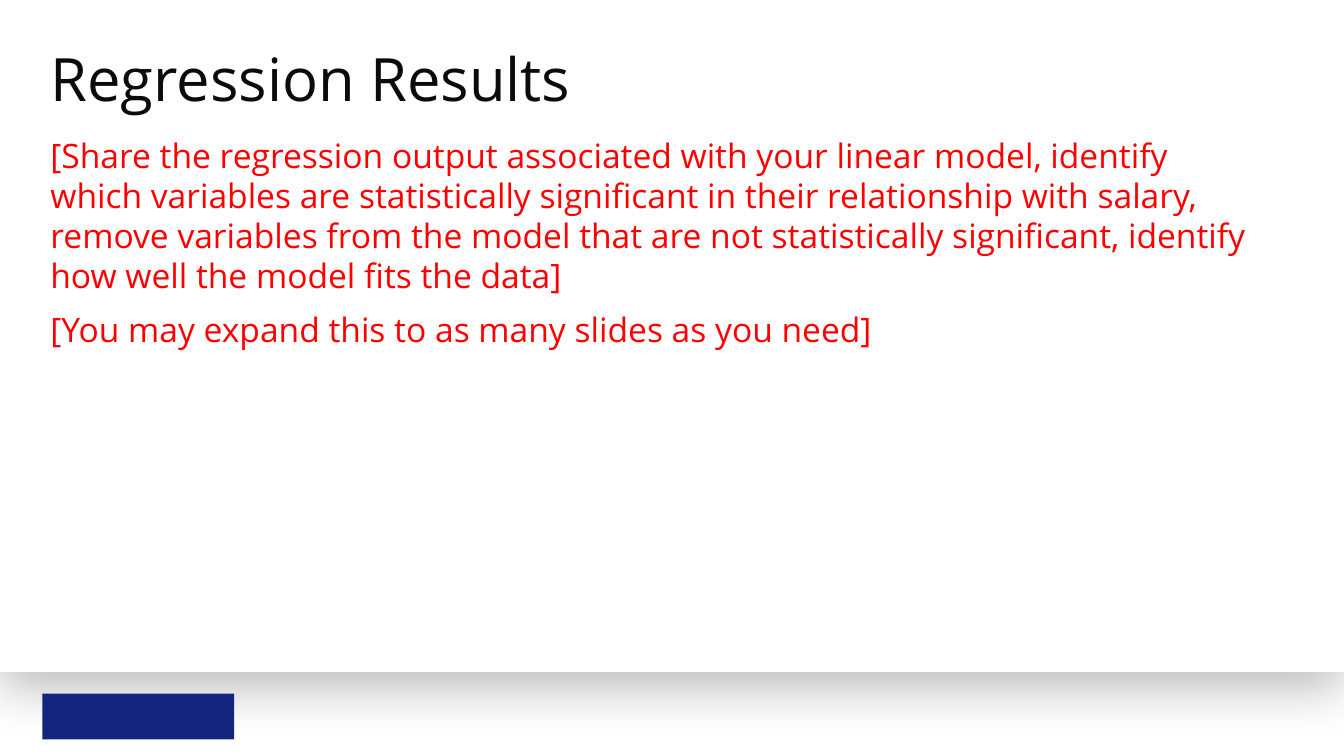
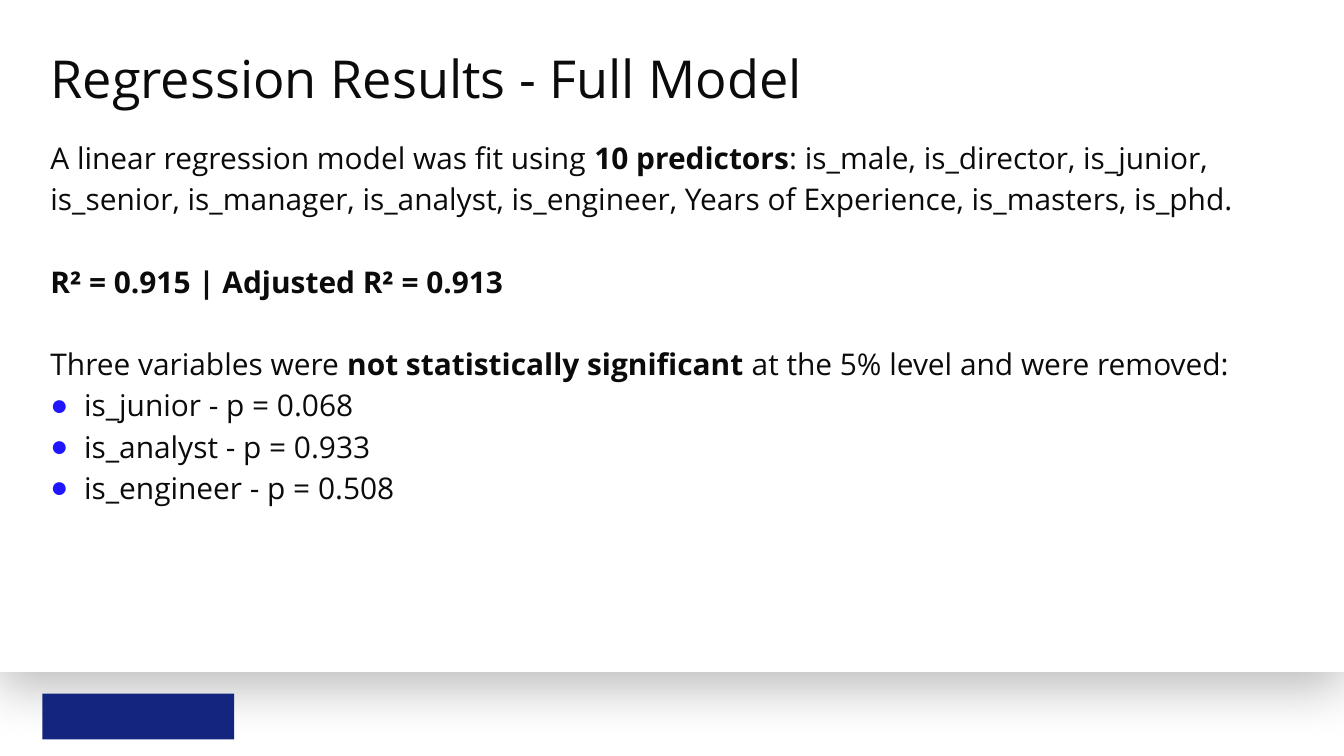
Before and after one commit to EduardoNicacio/Udacity_Statistics-Data-Analysis_P4_Model_Salary_Data_Linear_Regression, a slide deck: slide 6 of model-salary-data-with-linear-regression.pptx (slide 5 before the commit). Drawn at 1344x756 pixels with LibreOffice and Linux fonts; fonts in the diff are those of the drawing; background and template pictures are left out. Boxes give left, top, right and bottom in pixels: in the first picture for what was removed or moved away, otherwise in the second. Text is boxed around its words. In the diff, an @@ line names an element or a change of style, - is before the commit and + after.

```diff
--- a/model-salary-data-with-linear-regression.pptx
+++ b/model-salary-data-with-linear-regression.pptx
@@ title at (x1=50, y1=58, x2=802, y2=111): text changed; size 64 to 56 pt @@
-Regression Results
+Regression Results - Full Model
@@ text at (x1=50, y1=146, x2=1232, y2=507): text changed; size 36 to 32 pt; text colour #FF0000 to #0B0B0B @@
-[Share the regression output associated with your linear model, identify which variables are statistically significant in their relationship with salary, remove variables from the model that are not statistically significant, identify how well the model fits the data]
-[You may expand this to as many slides as you need]
+A linear regression model was fit using 10 predictors: is_male, is_director, is_junior, is_senior, is_manager, is_analyst, is_engineer, Years of Experience, is_masters, is_phd.
+R² = 0.915 | Adjusted R² = 0.913
+Three variables were not statistically significant at the 5% level and were removed:
+● is_junior - p = 0.068
+● is_analyst - p = 0.933
+● is_engineer - p = 0.508
```
Also in this commit, not shown: 4 other slides changed, 4 slides added, 1 slide removed, 8 other files.
